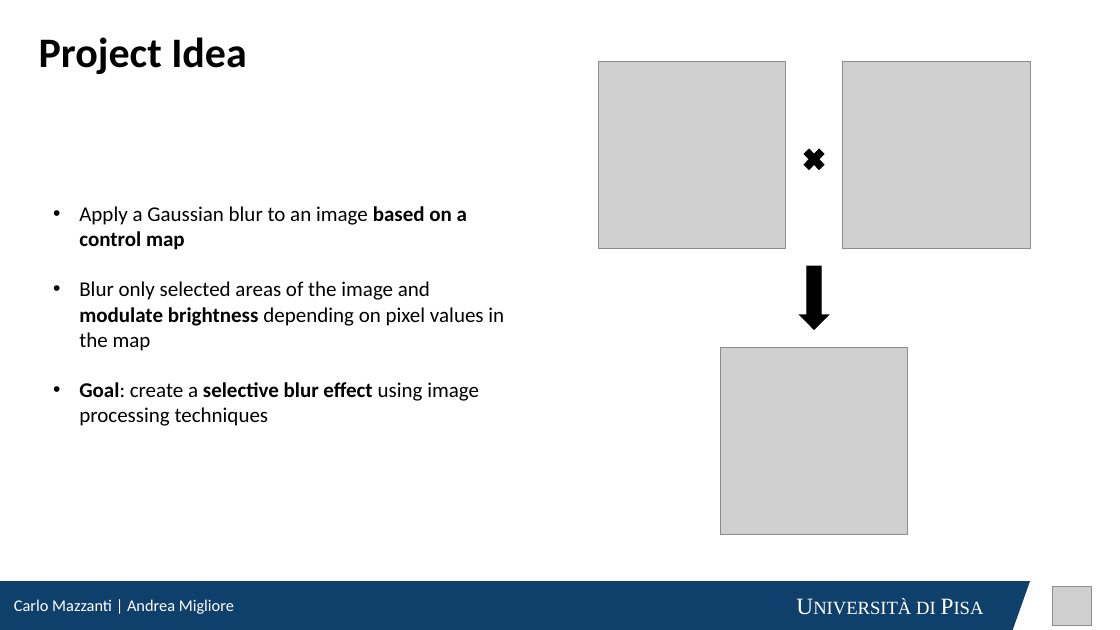
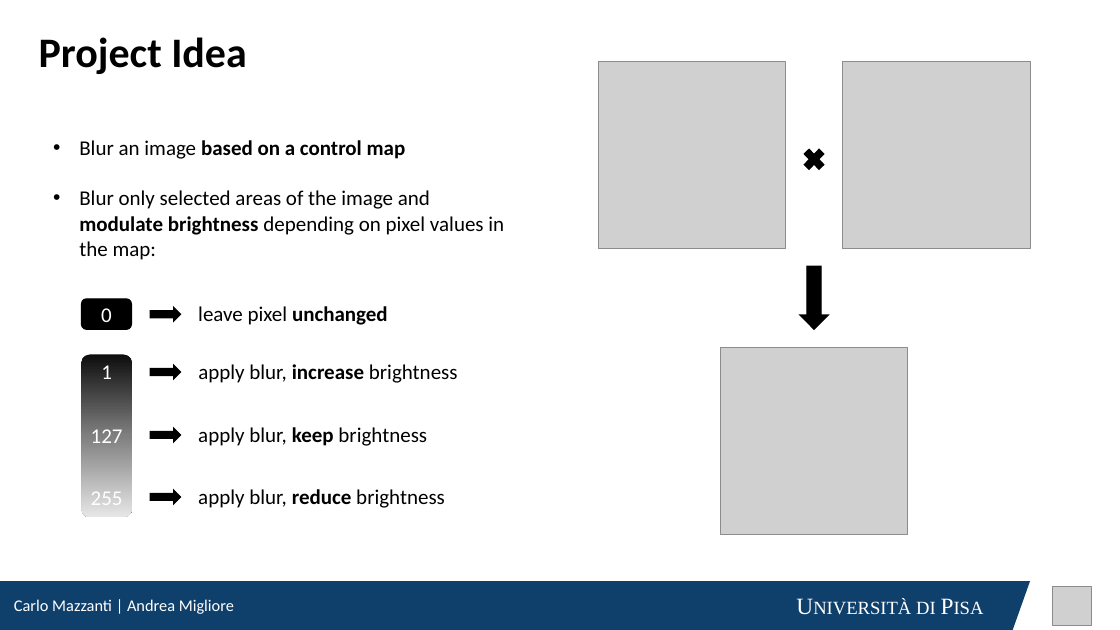
Before and after one commit to cmsilen/BidimensionalConvolution, a slide deck: slide 2 of BidimensionalConvolution_NEW.pptx. Drawn at 1120x630 pixels with LibreOffice and Linux fonts; fonts in the diff are those of the drawing; grey boxes stand for pictures. Boxes give left, top, right and bottom in pixels: in the first picture for what was removed or moved away, otherwise in the second. Text is boxed around its words. In the diff, an @@ line names an element or a change of style, - is before the commit and + after.

```diff
--- a/BidimensionalConvolution_NEW.pptx
+++ b/BidimensionalConvolution_NEW.pptx
@@ text at (79, 140, 504, 260): text changed @@
-• Apply a Gaussian blur to an image based on a control map
-• Blur only selected areas of the image and modulate brightness depending on pixel values in the map
-• Goal: create a selective blur effect using image processing techniques
+• Blur an image based on a control map
+• Blur only selected areas of the image and modulate brightness depending on pixel values in the map:
@@ rounded rectangle added at (82, 299, 131, 329), fill #000000, outline #000000 1 pt, 18 pt, text #FFFFFF @@
+0
@@ up arrow added at (150, 308, 181, 321), fill #000000, outline #000000 1 pt @@
@@ text added at (198, 306, 388, 325), 18 pt, text #000000 @@
+leave pixel unchanged
@@ rounded rectangle added at (82, 355, 132, 518), fill gradient #0D0D0D to #7F7F7F to #E7E6E6 @@
@@ text added at (101, 365, 112, 379), 18 pt, text #FFFFFF @@
+1
@@ up arrow added at (150, 365, 181, 379), fill #000000, outline #000000 1 pt @@
@@ text added at (198, 364, 458, 383), 18 pt, text #000000 @@
+apply blur, increase brightness
@@ text added at (91, 429, 123, 443), 18 pt, text #FFFFFF @@
+127
@@ up arrow added at (150, 429, 181, 442), fill #000000, outline #000000 1 pt @@
@@ text added at (198, 427, 427, 446), 18 pt, text #000000 @@
+apply blur, keep brightness
@@ text added at (91, 486, 123, 512), 18 pt, text #FFFFFF @@
+255
@@ up arrow added at (150, 491, 181, 504), fill #000000, outline #000000 1 pt @@
@@ text added at (198, 489, 445, 508), 18 pt, text #000000 @@
+apply blur, reduce brightness
```
Also in this commit, not shown: 1 other slide changed, 2 slides added, 1 slide removed.
